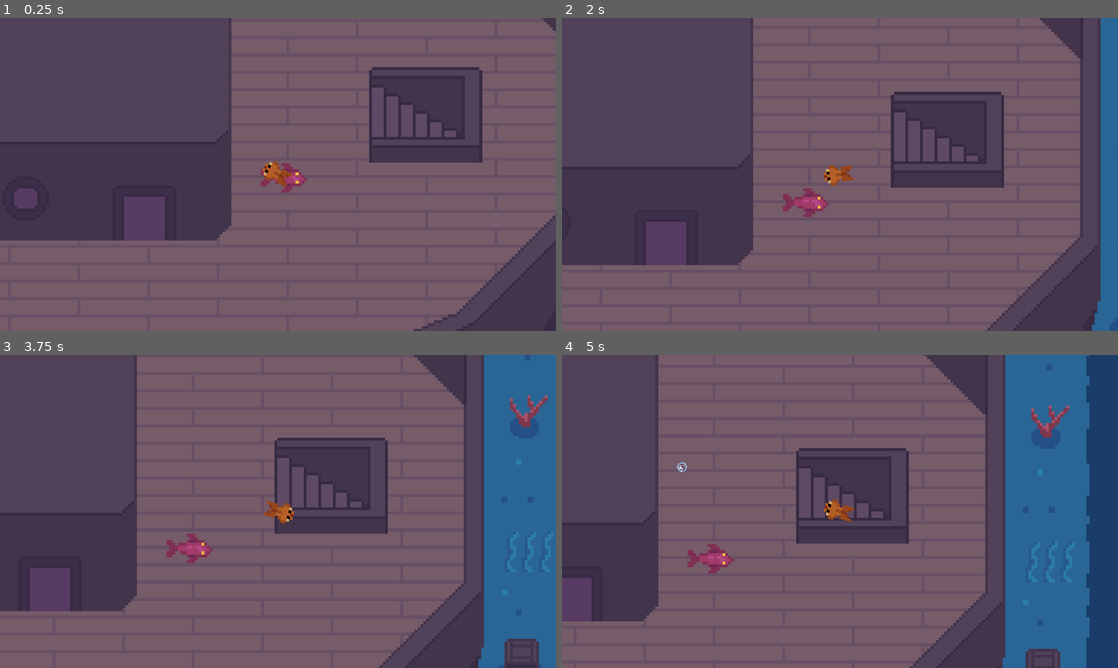
Above: before the commit, frames 1-4 (two rows, left to right).
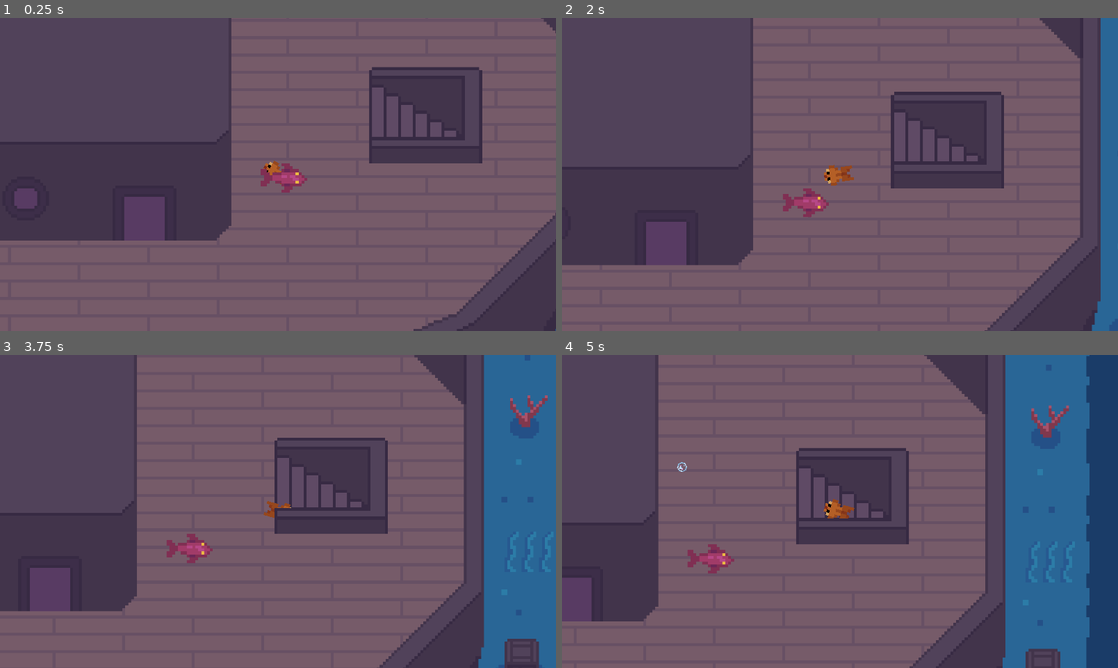
Above: after the commit, the same moments.

Repository: canaryincoalmine/Fish-Society-and-its-Bubbles
Game: Godot game, scene res://Code/Screens/Level 1.tscn
Same seed, same stepped clock (60 frames per second), same inputs: the game is played once before the commit and once after it. This scene is started directly instead of the project's main scene.
Inputs (mouse positions are in pixels of both pictures, inside the frame that each line leads up to):
- Up to frame 1 (0.25 s): no input
- Up to frame 2 (2 s): move the mouse to (962, 158) at 0.52 s; tap Space (dash) at 0.6 s; move the mouse to (728, 190) at 1.27 s; click (728, 190) at 1.35 s
- Up to frame 3 (3.75 s): move the mouse to (333, 442) at 2.02 s; tap Space (dash) at 2.1, 3.6 s; tap Enter at 2.75 s; move the mouse to (250, 574) at 2.77 s; click (250, 574) at 2.85 s; move the mouse to (444, 558) at 3.52 s
- Up to frame 4 (5 s): move the mouse to (673, 464) at 4.27 s; click (673, 464) at 4.35 s

The runs differ from the first frame. In frame 1, 0.2% of the frame differs, in the area x 47-87%, y 40-54%; in frame 2, 0.1%; in frame 3, 0.2%; in frame 4, 0.1%.

Commit message:
Fixed level layers.

Diff:
--- a/Code/Screens/Level 1.tscn
+++ b/Code/Screens/Level 1.tscn
@@ -19,24 +19,9 @@
 [node name="Main" type="Node2D"]
 script = ExtResource("1_p740o")
 
-[node name="UnderwaterStairsTopLayer" type="Sprite2D" parent="."]
-position = Vector2(1467, 179)
-scale = Vector2(10, 10)
-texture = ExtResource("5_82kac")
-
-[node name="ShipTopLayer" type="Sprite2D" parent="."]
-position = Vector2(-3.46945e-18, 9.09495e-13)
-scale = Vector2(10, 10)
-texture = ExtResource("6_tsaih")
-
 [node name="MusicPlayer" type="AudioStreamPlayer" parent="."]
 stream = ExtResource("8_8biuh")
 volume_db = -12.18
-
-[node name="DeckRoomTopLayer" type="Sprite2D" parent="."]
-position = Vector2(191, 65)
-scale = Vector2(10, 10)
-texture = ExtResource("7_unpje")
 
 [node name="NavigationRegion2D" type="NavigationRegion2D" parent="."]
 navigation_polygon = SubResource("NavigationPolygon_eeqhf")
@@ -60,7 +45,6 @@
 texture = ExtResource("3_bcxjj")
 
 [node name="StaticBody2D" type="StaticBody2D" parent="NavigationRegion2D/UnderwaterDeckRoom"]
-scale = Vector2(1, 1)
 
 [node name="CollisionPolygon2D" type="CollisionPolygon2D" parent="NavigationRegion2D/UnderwaterDeckRoom/StaticBody2D"]
 polygon = PackedVector2Array(-60.6, 38.5, -57.2, 38.5, 51.8, 38.8, 59.7, 38.6, 59.8, -32.8, -60.7, -34.2)
@@ -77,10 +61,8 @@
 polygon = PackedVector2Array(-19.5, 15.9, 18.9, 16.2, 18.8, -13.2, -19.7, -13.3, -19.5, -11, 12.3, 5.4, 14.4, 11.7, -19.5, 11.7)
 
 [node name="Player" parent="." instance=ExtResource("1_jh7pn")]
-top_level = true
 position = Vector2(973, 389)
 scale = Vector2(10, 10)
-collision_layer = 2
 
 [node name="Camera2D" type="Camera2D" parent="Player"]
 
@@ -88,5 +70,22 @@
 position = Vector2(973, 389)
 scale = Vector2(10, 10)
 collision_layer = 2
-SPEED = 30
 target_to_chase = NodePath("../Player")
+
+[node name="UnderwaterStairsTopLayer" type="Sprite2D" parent="."]
+visibility_layer = 3
+position = Vector2(1467, 179)
+scale = Vector2(10, 10)
+texture = ExtResource("5_82kac")
+
+[node name="ShipTopLayer" type="Sprite2D" parent="."]
+visibility_layer = 3
+position = Vector2(1.52588e-05, 7.62939e-06)
+scale = Vector2(10, 10)
+texture = ExtResource("6_tsaih")
+
+[node name="DeckRoomTopLayer" type="Sprite2D" parent="."]
+visibility_layer = 3
+position = Vector2(191, 65)
+scale = Vector2(10, 10)
+texture = ExtResource("7_unpje")
